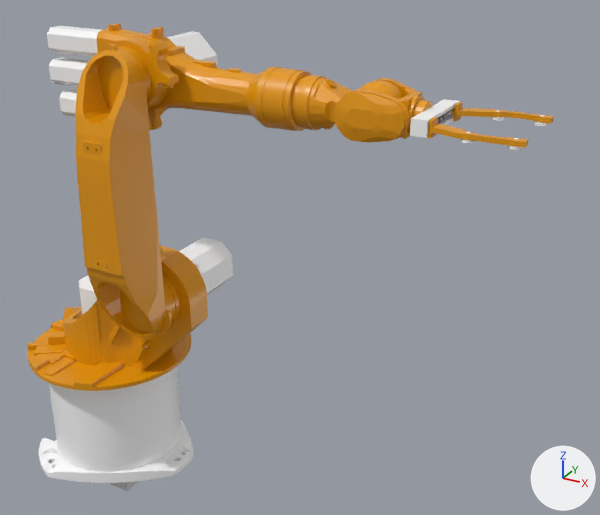
Before and after pictures for a commit that changed the COLLADA model AlleTeile_mitFarbe.dae.
The view is the same before and after, from a 50 mm camera at (17.49, -18.52, 18.09) aimed at (6.61, 1.26, 8.2). Lighting does not change. The marker at lower right points along +X, +Y and +Z. Where no turn or scale is listed for an object, it has been applied to the vertices. Vertices at the same position are counted once.

In view in the first picture: 'Arm_links', 'Arm_rechts', 'Cube', 'Cylinder_002', 'Cylinder_002_002', 'Cylinder_003', 'Cylinder_003_002', 'Stand', 'r_Arm1', 'r_Arm2', 'r_Arm3', 'r_Arm4', 'r_Arm5', 'r_Greifer', 'r_Minimotor1', 'r_Minimotor2', 'r_Motor_mitte', 'r_Motor_oben'.
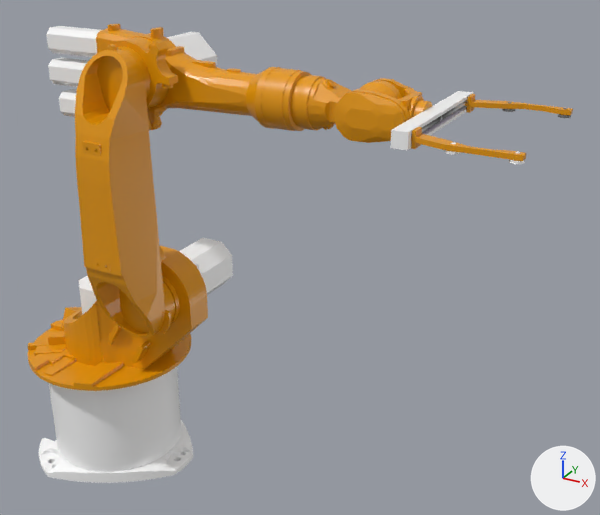
The newer file is also rescaled (x0.3) as a whole; pictures and numbers use the older file's frame.

Changed parts and their boxes [x1, y1, x2, y2] in the pictures (600 x 515 px):
'Arm_rechts', mesh rescaled (15% wider, 9% taller)
    before: [428, 117, 528, 148]
    after: [411, 127, 526, 161]
'r_Greifer', mesh rescaled (67% wider, 50% taller)
    before: [410, 99, 460, 138]
    after: [390, 91, 474, 150]
'Arm_links', mesh rescaled
    before: [451, 102, 554, 123]
    after: [464, 94, 573, 115]
'Cube', deleted
    before: [108, 481, 138, 491]
'Cylinder_003_002', mesh moved
    before: [508, 138, 523, 150]
    after: [509, 152, 525, 164]
'Cylinder_002_002', mesh moved
    before: [461, 132, 475, 143]
    after: [445, 142, 460, 155]
'Cylinder_003', deleted
    before: [535, 115, 548, 126]
'Cylinder_002', deleted
    before: [491, 110, 504, 121]
'Cylinder_003_002_001', added
    after: [558, 108, 571, 118]
'Cylinder_003_002_002', added
    after: [502, 102, 515, 112]

The change, as a diff of the scene's bpy script:
```diff
--- a/AlleTeile_mitFarbe.dae.py
+++ b/AlleTeile_mitFarbe.dae.py
@@ mat_kuka_black_001 @@
+mat_kuka_black_001 = principled_material('KUKA_Black_001')
+mat_kuka_black_001.base_color = (0.186, 0.186, 0.186)  # grey #777777
+mat_kuka_black_001.roughness = 0.34
@@ mat_kuka_black_002 @@
+mat_kuka_black_002 = principled_material('KUKA_Black_002')
+mat_kuka_black_002.base_color = (0.186, 0.186, 0.186)  # grey #777777
+mat_kuka_black_002.roughness = 0.34
@@ me_greifer_haupt @@
 me_greifer_haupt.from_pydata(...)  # 87 vertices, 170 faces; spans x -0.21..0.19, y -1.1..1.1, z -0.2..0.2
 # used by ob_r_greifer; location = (10.98, 0.01, 13.21)
+# me_greifer_haupt part 1: the whole mesh is scaled about its middle by (1, 2, 1), then moved by (0.0, -0.02, 0.0)
 me_greifer_haupt.materials.append(mat_kuka_black)
@@ me_cube_002 @@
 me_cube_002.from_pydata(...)  # 44 vertices, 74 faces; spans x -0.11..2.21, y -0.12..0.46, z -0.2..0.2
 # used by ob_arm_links; location = (11.22, 0.8, 13.2)
+# me_cube_002 part 5: the whole mesh is scaled about its middle by (1.1, 1, 1), then moved by (0.11, 1.0, 0.0)
 me_cube_002.materials.append(mat_kuka_orange)
@@ me_cube_005 @@
 me_cube_005.from_pydata(...)  # 44 vertices, 74 faces; spans x -0.11..2.21, y -0.46..0.12, z -0.2..0.2
 # used by ob_arm_rechts; location = (11.22, -0.8, 13.2)
+# me_cube_005 part 2: the whole mesh is scaled about its middle by (1.1, 1, 1), then moved by (0.11, -1.0, 0.0)
 me_cube_005.materials.append(mat_kuka_orange)
@@ me_cylinder_006 @@
 me_cylinder_006.from_pydata(...)  # 224 vertices, 440 faces; spans x -0.157..0.157, y -0.18..0.179, z -0.128..0.072
 # used by ob_cylinder_002_002; location = (12.14, -1.12, 13.2)
+# me_cylinder_006 part 4: the whole mesh is moved by (-0.003, -0.979, 0.0)
 me_cylinder_006.materials.append(mat_kuka_black)
@@ me_cylinder_007 @@
 me_cylinder_007.from_pydata(...)  # 224 vertices, 440 faces; spans x -0.157..0.157, y -0.18..0.179, z -0.128..0.072
 # used by ob_cylinder_003_002; location = (13.19, -1.12, 13.2)
+# me_cylinder_007 part 3: the whole mesh is moved by (0.309, -1.012, 0.0)
 me_cylinder_007.materials.append(mat_kuka_black)
@@ me_cylinder_000 @@
+me_cylinder_000.from_pydata(...)  # 224 vertices, 440 faces; spans x -0.157..0.157, y -0.18..0.179, z -0.128..0.072
+me_cylinder_000.materials.append(mat_kuka_black_001)  # grey #777777
@@ me_cylinder_001 @@
+me_cylinder_001.from_pydata(...)  # 224 vertices, 440 faces; spans x -0.157..0.157, y -0.18..0.179, z -0.128..0.072
+me_cylinder_001.materials.append(mat_kuka_black_002)  # grey #777777
@@ ob_cube @@
-ob_cube = bpy.data.objects.new('Cube', me_cube)
-ob_cube.location = (0.0, 0.0, 0.0)
@@ ob_cylinder_003 @@
-ob_cylinder_003 = bpy.data.objects.new('Cylinder_003', me_cylinder_004)
-ob_cylinder_003.location = (13.19, 1.12, 13.2)
@@ ob_cylinder_002 @@
-ob_cylinder_002 = bpy.data.objects.new('Cylinder_002', me_cylinder_003)
-ob_cylinder_002.location = (12.14, 1.12, 13.2)
@@ ob_cylinder_003_002_001 @@
+ob_cylinder_003_002_001 = bpy.data.objects.new('Cylinder_003_002_001', me_cylinder_000)
+ob_cylinder_003_002_001.location = (13.5, 2.13, 13.2)
@@ ob_cylinder_003_002_002 @@
+ob_cylinder_003_002_002 = bpy.data.objects.new('Cylinder_003_002_002', me_cylinder_001)
+ob_cylinder_003_002_002.location = (12.13, 2.1, 13.2)
```
